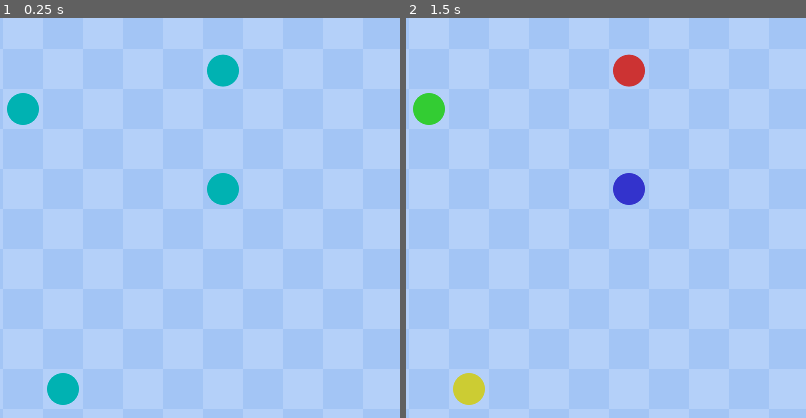
Above: before the commit, frames 1-2 (left to right).
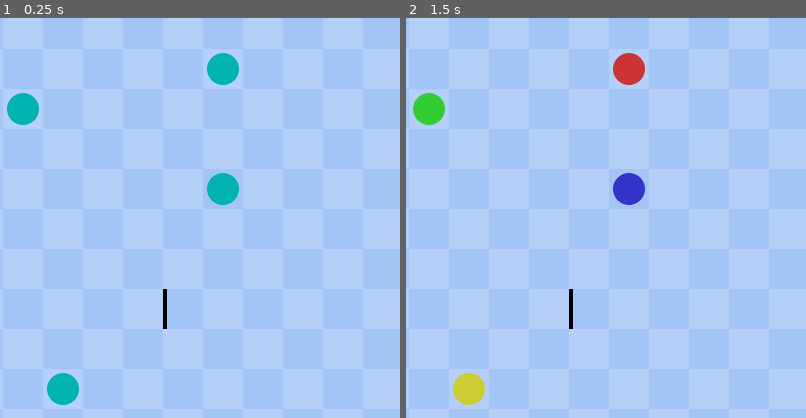
Above: after the commit, the same moments.

Repository: SanjyASZ/Godot-Robot-Ricochet
Game: Godot game, scene res://scenes/Main.tscn
The game is run twice, just before and just after one commit, with the same random seed, the same clock (stepped at 60 frames per second) and the same inputs.
Inputs (mouse positions are % of the whole screen's width and height, from its top left):
- Up to frame 1 (0.25 s): no input
- Up to frame 2 (1.5 s): tap Enter at 0.5 s; move the mouse to (72, 45) at 0.52 s; hold D (right) 0.53-1.28 s; click (72, 45) at 0.6 s; right-click (72, 45) at 0.8 s; tap Space at 1.25 s; move the mouse to (30, 55) at 1.27 s; hold S (down) from 1.28 s (still down); right-click (30, 55) at 1.35 s
The pictures show only the part of the screen within x 10-60%, y 11-61%; the shares and areas given below are measured in that part.

The runs differ from the first frame. In frame 1, 0.2% of the frame differs, in the area x 40-60%, y 8-78%; in frame 2, 0.2%.

Commit message:
ROBOT FONCTIONNEL AVEC COLLISION

Diff:
--- a/scenes/Main.tscn
+++ b/scenes/Main.tscn
@@ -1,7 +1,8 @@
-[gd_scene load_steps=4 format=3 uid="uid://m8lywpoyi1pw"]
+[gd_scene load_steps=5 format=3 uid="uid://m8lywpoyi1pw"]
 
 [ext_resource type="Texture2D" uid="uid://b8qcorjialy4q" path="res://assets/bg.png" id="1_10lv7"]
 [ext_resource type="PackedScene" uid="uid://bi2kxkqkpx1f8" path="res://scenes/Robot.tscn" id="2_dy510"]
+[ext_resource type="PackedScene" uid="uid://brpfb5gqdqkcw" path="res://scenes/wall.tscn" id="3_1p0ql"]
 
 [sub_resource type="GDScript" id="GDScript_jb15w"]
 script/source = "extends Node
@@ -30,7 +31,7 @@
 position = Vector2(500, 500)
 
 [node name="RED" parent="." instance=ExtResource("2_dy510")]
-position = Vector2(350, 152)
+position = Vector2(350, 150)
 speed = 700
 bg_color = Color(0, 0.7, 0.7, 1)
 border_color = Color(1, 0.3, 0.3, 1)
@@ -56,3 +57,6 @@
 bg_color = Color(0, 0.7, 0.7, 1)
 border_color = Color(1, 0.3, 0.3, 1)
 robot_color = 3
+
+[node name="Wall" parent="." instance=ExtResource("3_1p0ql")]
+position = Vector2(300, 450)
--- a/scenes/Robot.tscn
+++ b/scenes/Robot.tscn
@@ -11,8 +11,11 @@
 corner_radius_bottom_right = 40
 corner_radius_bottom_left = 40
 
-[sub_resource type="CircleShape2D" id="CircleShape2D_fwx5t"]
-radius = 24.0208
+[sub_resource type="RectangleShape2D" id="RectangleShape2D_ka8ga"]
+size = Vector2(20, 17.0617)
+
+[sub_resource type="RectangleShape2D" id="RectangleShape2D_6bw8n"]
+size = Vector2(19.7407, 19.7267)
 
 [node name="CharacterBody2D" type="CharacterBody2D"]
 script = ExtResource("1_7noe4")
@@ -28,7 +31,15 @@
 [node name="Area2D" type="Area2D" parent="."]
 
 [node name="CollisionShape2D" type="CollisionShape2D" parent="Area2D"]
+visible = false
 position = Vector2(25, 25)
-shape = SubResource("CircleShape2D_fwx5t")
+scale = Vector2(2, 2.415)
+shape = SubResource("RectangleShape2D_ka8ga")
+
+[node name="CollisionShape2D" type="CollisionShape2D" parent="."]
+position = Vector2(25, 25)
+rotation = 3.14159
+scale = Vector2(1.87683, -1.93342)
+shape = SubResource("RectangleShape2D_6bw8n")
 
 [connection signal="area_entered" from="Area2D" to="." method="_on_area_2d_area_entered"]
--- a/scripts/Global.gd
+++ b/scripts/Global.gd
@@ -1,6 +1,15 @@
 extends Node
 
+# Boolean indication moving robots
 var red_moving = false
 var blue_moving = false
 var green_moving = false
 var yellow_moving = false
+
+# Position indication of moving robots colliding with static Robots
+var static_robot_position = Vector2.ZERO
+var moving_robot_position = Vector2.ZERO
+
+# Boolean to know when collision is done
+var moving_collide = false
+var static_collide= false
--- a/scripts/Robot.gd
+++ b/scripts/Robot.gd
@@ -9,11 +9,13 @@
 var cell_size = 50
 @onready var panel = $Panel
 
+# VARIABLES
 var robot_grid_position = Vector2()
 var moving = false
 var direction = Vector2.ZERO
 var clicked_on_robot = false
 
+# WHEN GAME START
 func _ready():
 	# ATTRIBUTE COLOR ROBOT
 	if robot_color == COLOR.RED:
@@ -30,14 +32,33 @@
 		border_color = Color(0.2, 0.2, 0.8, 1)
 	robot_grid_position = Vector2(int(position.x) / 50,	int(position.y) / 50)
 
+# GAME LOOP
 func _physics_process(delta):
+	robot_grid_position = Vector2(int(position.x) / 50,	int(position.y) / 50)
 	if not moving and not(Global.red_moving or Global.blue_moving or Global.green_moving or Global.yellow_moving):
 		mouse_click()
 	if clicked_on_robot:
 		wait_robot_to_move()
-		move_and_slide()
-	stop_robot_to_wall()
+		if moving:
+			move_and_slide()
+			stop_robot_to_boundary()
+			if Global.moving_collide and Global.static_collide:
+				colliding_robot()
 
+# ON MOUSECLICK
+func mouse_click():
+	if Input.is_action_just_pressed("left_click"):
+		var click_position = get_global_mouse_position()
+		var grid_mouse_position = Vector2(int(click_position.x) / 50,int(click_position.y) / 50)
+		clicked_on_robot = (robot_grid_position == grid_mouse_position)
+		if clicked_on_robot:
+			give_control()
+		else:
+			free_control()
+	if Input.is_action_just_pressed("right_click"):
+		free_control()
+
+# AFTER MOUSECLICK WAITING FOR DIRECTION TO GO
 func wait_robot_to_move():
 	if not moving:
 		direction = Vector2.ZERO
@@ -56,7 +77,24 @@
 	else:
 		velocity = direction * speed
 
-func set_robot_position():
+# STOP ROBOT TO WALL BOUNDARY
+func stop_robot_to_boundary():
+	# WALL BOUNDARY
+	if position.x < 0:
+		global_position.x = 0
+		set_robot_position_after_hitting_wall_()
+	if position.y < 0:
+		global_position.y = 0
+		set_robot_position_after_hitting_wall_()
+	if position.x > 750:
+		global_position.x = 750
+		set_robot_position_after_hitting_wall_()
+	if position.y > 750:
+		global_position.y = 750
+		set_robot_position_after_hitting_wall_()
+
+# REPLACE ROBOT POSITION AFTER HITTING WALL
+func set_robot_position_after_hitting_wall_():
 	velocity = Vector2.ZERO
 	robot_grid_position.x = int(position.x) / 50
 	robot_grid_position.y = int(position.y) / 50
@@ -64,34 +102,7 @@
 	global_position.y = robot_grid_position.y * 50
 	set_global_moving_false()
 
-func stop_robot_to_wall():
-	# WALL BOUNDARY
-	if position.x < 0:
-		global_position.x = 0
-		set_robot_position()
-	if position.y < 0:
-		global_position.y = 0
-		set_robot_position()
-	if position.x > 750:
-		global_position.x = 750
-		set_robot_position()
-	if position.y > 750:
-		global_position.y = 750
-		set_robot_position()
-
-func mouse_click():
-	if Input.is_action_just_pressed("left_click"):
-		var click_position = get_global_mouse_position()
-		var grid_mouse_position = Vector2(int(click_position.x) / 50,int(click_position.y) / 50)
-		robot_grid_position = Vector2(int(position.x) / 50,	int(position.y) / 50)
-		clicked_on_robot = (robot_grid_position == grid_mouse_position)
-		if clicked_on_robot:
-			give_control()
-		else:
-			free_control()
-	if Input.is_action_just_pressed("right_click"):
-		free_control()
-
+# GIVE CONTROL OF THE ROBOT THE PLAYER CLICKED ON
 func give_control():
 	var stylebox_flat = StyleBoxFlat.new()
 	stylebox_flat.set_border_width_all(5)
@@ -100,6 +111,7 @@
 	stylebox_flat.bg_color = bg_color
 	panel.add_theme_stylebox_override("panel",stylebox_flat)
 
+# FREE THE CONTROL OF THE ROBOT
 func free_control():
 	clicked_on_robot = false
 	var stylebox_flat = StyleBoxFlat.new()
@@ -108,6 +120,7 @@
 	stylebox_flat.bg_color = bg_color
 	panel.add_theme_stylebox_override("panel",stylebox_flat)
 
+# WHEN A ROBOT IS MOVING EVERY OTHER ROBOT SHOULD BE STATIC
 func set_global_moving():
 	if robot_color == COLOR.RED:
 		Global.red_moving = true
@@ -134,6 +147,7 @@
 		Global.yellow_moving = true
 		moving = Global.yellow_moving
 
+# RELEASE ALL ROBOT TO PERMIT PLAYER TO CLICK AGAIN
 func set_global_moving_false():
 	moving = false
 	Global.red_moving = false
@@ -141,5 +155,33 @@
 	Global.green_moving = false
 	Global.yellow_moving = false
 
+# WHEN TWO ROBOT COLLIDE
 func _on_area_2d_area_entered(area):
-	set_robot_position()
+	velocity = Vector2.ZERO
+	# Get position of moving and static robot
+	if moving:
+		Global.moving_robot_position = position
+		Global.moving_collide = true
+	else:
+		Global.static_robot_position = position
+		Global.static_collide = true
+
+func colliding_robot():
+	Global.moving_collide = false
+	Global.static_collide = false
+	var collide = false
+	if moving and Global.moving_robot_position.y > Global.static_robot_position.y:
+		robot_grid_position.y = (int(Global.static_robot_position.y) / 50) + 1
+		collide = true
+	if not collide and moving and Global.moving_robot_position.y < Global.static_robot_position.y:
+		robot_grid_position.y = (int(Global.static_robot_position.y) / 50) - 1
+		collide = true
+	if not collide and moving and Global.moving_robot_position.x > Global.static_robot_position.x:
+		robot_grid_position.x = (int(Global.static_robot_position.x) / 50) + 1
+		collide = true
+	if not collide and moving and Global.moving_robot_position.x < Global.static_robot_position.x:
+		robot_grid_position.x = (int(Global.static_robot_position.x) / 50) - 1
+		collide = true
+	global_position.x = robot_grid_position.x * 50
+	global_position.y = robot_grid_position.y * 50
+	set_global_moving_false()
Not shown: 1 places in scenes/Robot.tscn that only renumber resources
